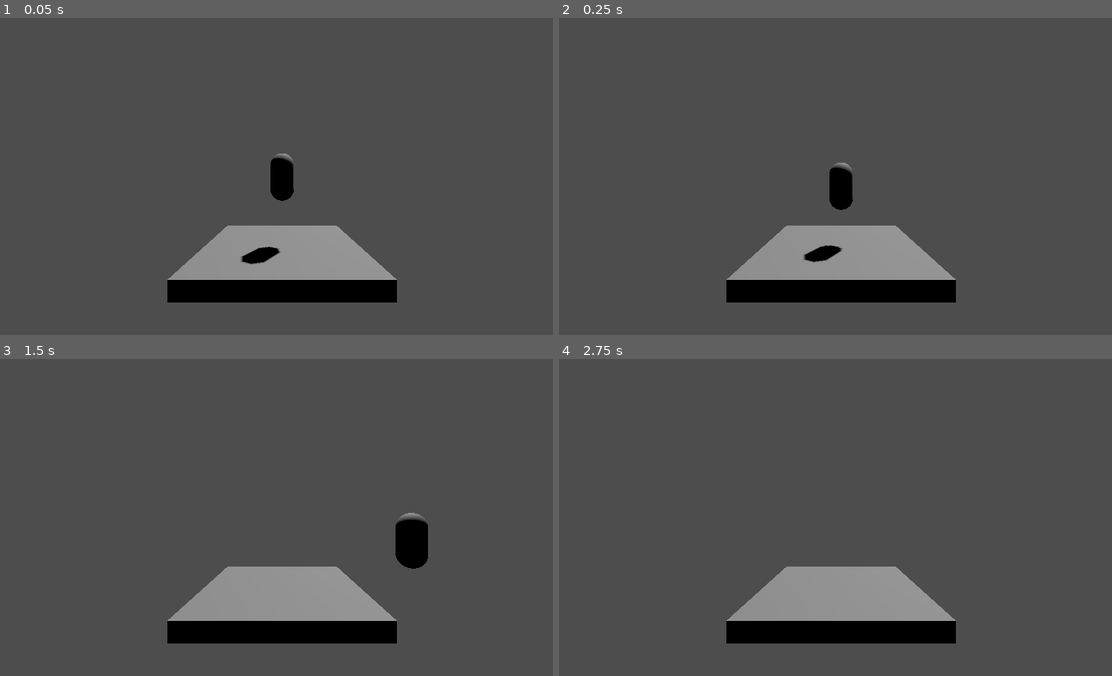
Above: before the commit, frames 1-4 (two rows, left to right).
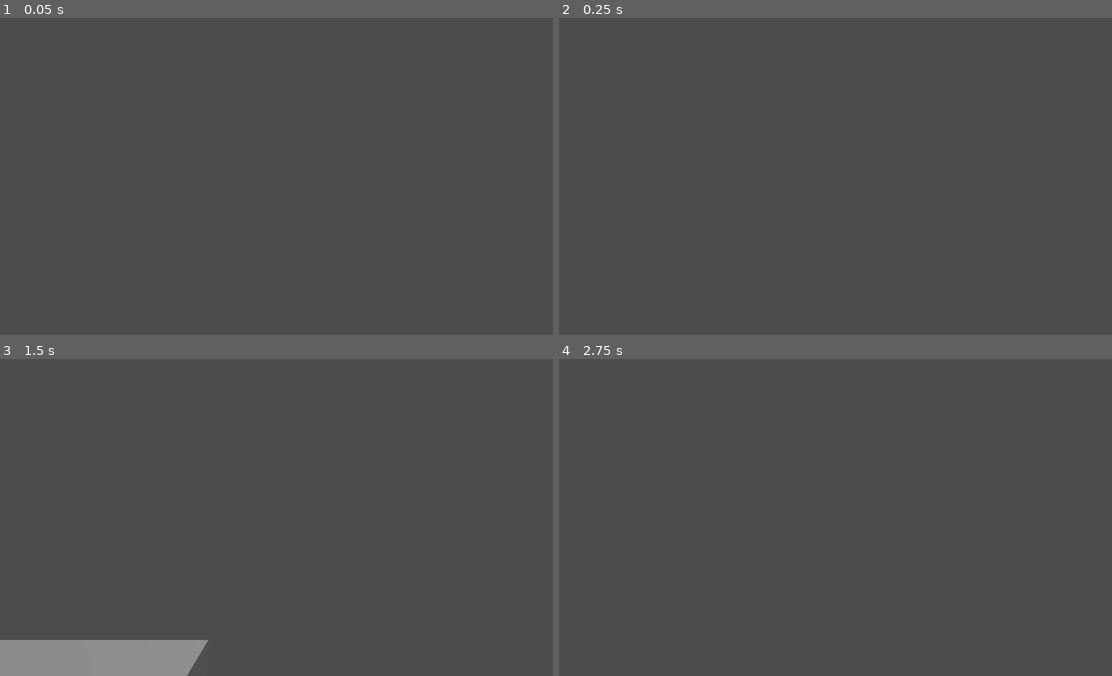
Above: after the commit, the same moments.

Repository: mdnrealdeal/magnetgame
Game: Godot game, scene res://Scenes/scene.tscn
The game is run twice, just before and just after one commit, with the same random seed, the same clock (stepped at 60 frames per second) and the same inputs.
Inputs:
- Up to frame 1 (0.05 s): no input
- Up to frame 2 (0.25 s): no input
- Up to frame 3 (1.5 s): tap Enter (ui_accept) at 0.5, 0.77 s; hold Right (ui_right) 0.53-1.28 s; hold Down (ui_down) from 1.28 s (still down)
- Up to frame 4 (2.75 s): tap Enter (ui_accept) at 1.52 s; release Down (ui_down) at 2.03 s; hold Right (ui_right) from 2.03 s (still down)

The runs differ from the first frame. In frame 1, 8.7% of the frame differs, in the area x 30-72%, y 42-90%; in frame 2, 8.7%; in frame 3, 13%, in the area x 0-78%, y 48-100%; in frame 4, 8.2%.

Commit message:
reorganized scripts (wip)

Diff:
--- a/Scenes/scene.tscn
+++ b/Scenes/scene.tscn
@@ -1,6 +1,6 @@
 [gd_scene load_steps=6 format=3 uid="uid://dabswbbqrrsfi"]
 
-[ext_resource type="Script" path="res://Scenes/CharacterBody3D.gd" id="1_8b6ui"]
+[ext_resource type="Script" path="res://Scripts/PlayerController.gd" id="1_76jhv"]
 
 [sub_resource type="BoxShape3D" id="BoxShape3D_rr2ds"]
 size = Vector3(5, 0.5, 5)
@@ -36,7 +36,7 @@
 transform = Transform3D(1, 0, 0, 0, 1, 0, 0, 0, 1, 0, 2.5, 0)
 
 [node name="CharacterBody3D" type="CharacterBody3D" parent="Player"]
-script = ExtResource("1_8b6ui")
+script = ExtResource("1_76jhv")
 
 [node name="CollisionShape3D" type="CollisionShape3D" parent="Player/CharacterBody3D"]
 shape = SubResource("CapsuleShape3D_s4mt5")
@@ -45,5 +45,5 @@
 transform = Transform3D(0.8, 0, 0, 0, 0.8, 0, 0, 0, 0.8, 0, 0, 0)
 mesh = SubResource("CapsuleMesh_csyg0")
 
-[node name="Camera3D" type="Camera3D" parent="Player"]
-transform = Transform3D(1, 0, 0, 0, 1, 0, 0, 0, 1, 0, 0, 7)
+[node name="Camera3D" type="Camera3D" parent="Player/CharacterBody3D"]
+transform = Transform3D(1, 0, 0, 0, 1, 0, 0, 0, 1, 0, 0.5, 0)
Renamed: Scenes/CharacterBody3D.gd -> Scripts/PlayerController.gd
